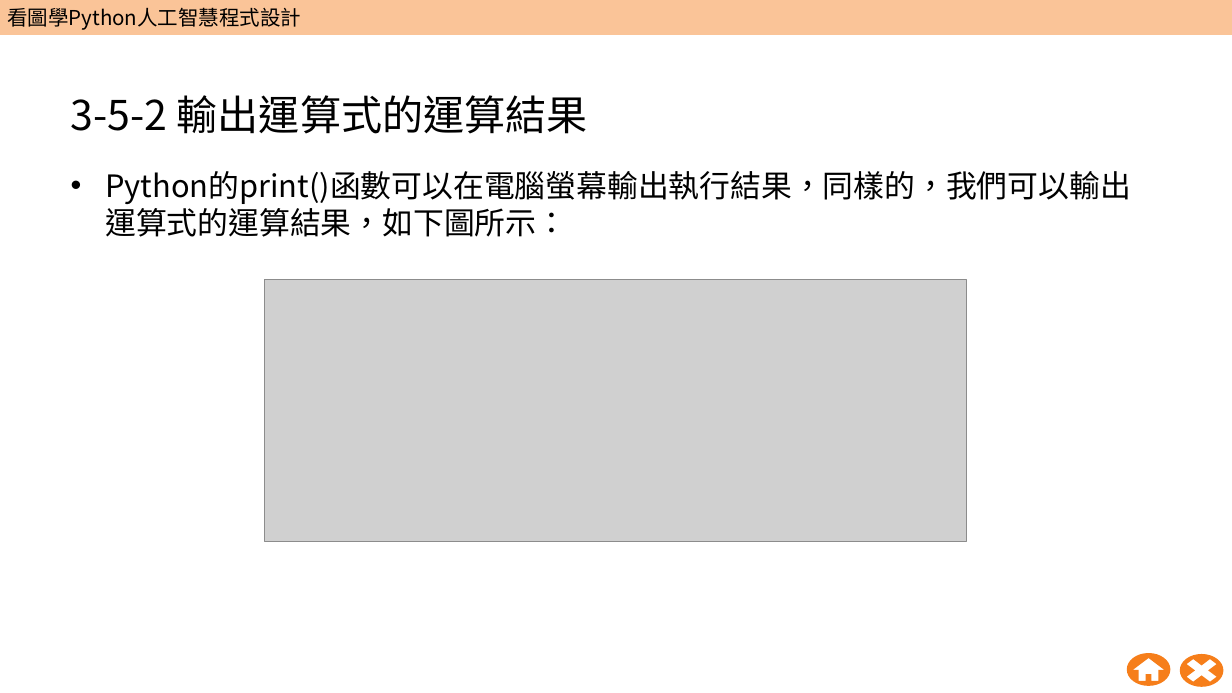
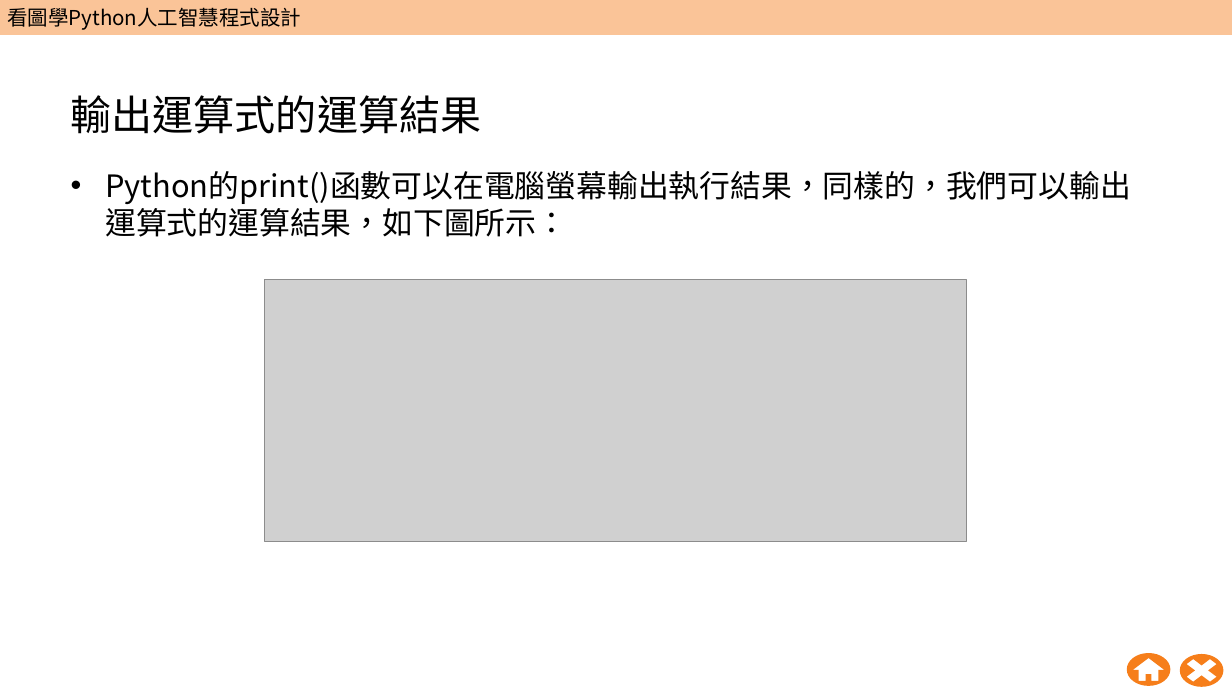
Before and after one commit to wangsungwen/Python-Artificial-Intelligence-Instruction, a slide deck: slide 58 of 五週Python人工智慧教學包/第1週/W01_教學簡報.pptx (slide 52 before the commit). Drawn at 1232x693 pixels with LibreOffice and Linux fonts; fonts in the diff are those of the drawing; grey boxes stand for pictures; background and template pictures are left out. Boxes give left, top, right and bottom in pixels: in the first picture for what was removed or moved away, otherwise in the second. Text is boxed around its words. In the diff, an @@ line names an element or a change of style, - is before the commit and + after.

```diff
--- a/五週Python人工智慧教學包/第1週/W01_教學簡報.pptx
+++ b/五週Python人工智慧教學包/第1週/W01_教學簡報.pptx
@@ title at (71, 95, 482, 134): text changed @@
-3-5-2 輸出運算式的運算結果
+輸出運算式的運算結果
```
Also in this commit, not shown: 17 other slides changed, 8 slides added.
